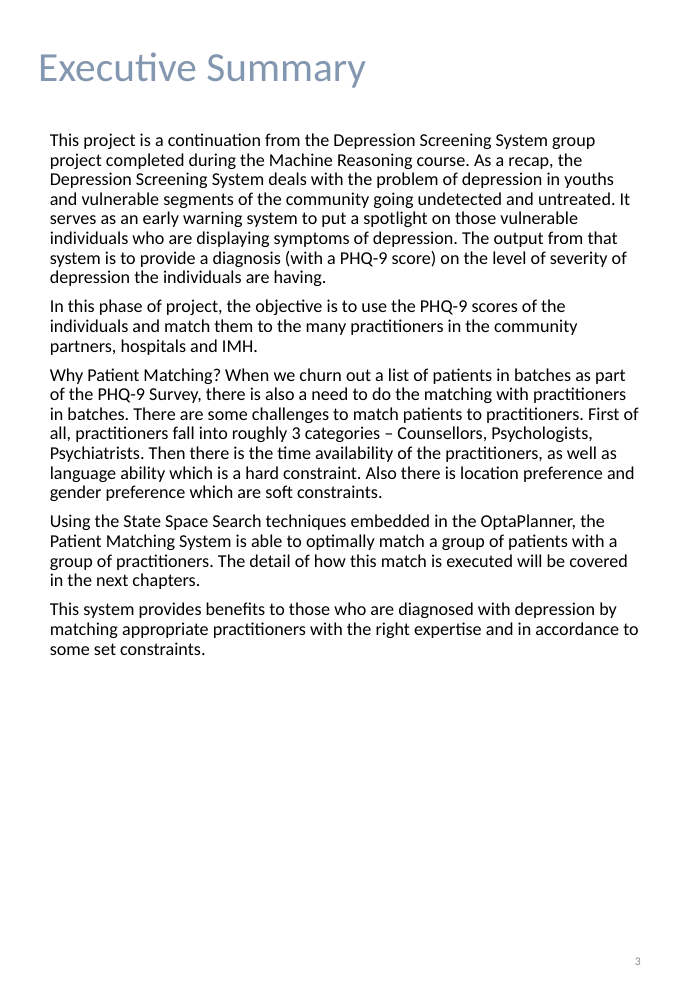
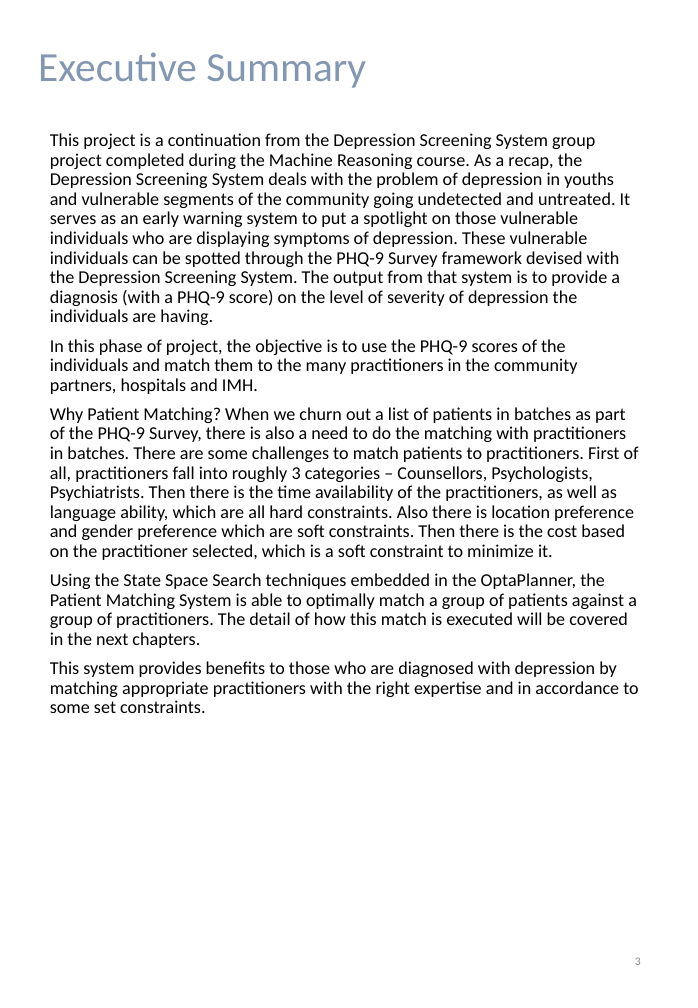
Before and after one commit to francis-han/IRS-RS-2019-03-09-IS1PT-GRP-Pepper-PatientMatchingSystem, a slide deck: slide 3 of WorkingFolder/Project Report.pptx. Drawn at 698x1008 pixels with LibreOffice and Linux fonts; fonts in the diff are those of the drawing. Boxes give left, top, right and bottom in pixels: in the first picture for what was removed or moved away, otherwise in the second. Text is boxed around its words. In the diff, an @@ line names an element or a change of style, - is before the commit and + after.

```diff
--- a/WorkingFolder/Project Report.pptx
+++ b/WorkingFolder/Project Report.pptx
@@ text at bbox=[50, 133, 631, 325]: text changed @@
-This project is a continuation from the Depression Screening System group project completed during the Machine Reasoning course. As a recap, the Depression Screening System deals with the problem of depression in youths and vulnerable segments of the community going undetected and untreated. It serves as an early warning system to put a spotlight on those vulnerable individuals who are displaying symptoms of depression. The output from that system is to provide a diagnosis (with a PHQ-9 score) on the level of severity of depression the individuals are having.
+This project is a continuation from the Depression Screening System group project completed during the Machine Reasoning course. As a recap, the Depression Screening System deals with the problem of depression in youths and vulnerable segments of the community going undetected and untreated. It serves as an early warning system to put a spotlight on those vulnerable individuals who are displaying symptoms of depression. These vulnerable individuals can be spotted through the PHQ-9 Survey framework devised with the Depression Screening System. The output from that system is to provide a diagnosis (with a PHQ-9 score) on the level of severity of depression the individuals are having.
@@ text at bbox=[50, 407, 639, 648]: text changed @@
-Why Patient Matching? When we churn out a list of patients in batches as part of the PHQ-9 Survey, there is also a need to do the matching with practitioners in batches. There are some challenges to match patients to practitioners. First of all, practitioners fall into roughly 3 categories – Counsellors, Psychologists, Psychiatrists. Then there is the time availability of the practitioners, as well as language ability which is a hard constraint. Also there is location preference and gender preference which are soft constraints.
-Using the State Space Search techniques embedded in the OptaPlanner, the Patient Matching System is able to optimally match a group of patients with a group of practitioners. The detail of how this match is executed will be covered in the next chapters.
+Why Patient Matching? When we churn out a list of patients in batches as part of the PHQ-9 Survey, there is also a need to do the matching with practitioners in batches. There are some challenges to match patients to practitioners. First of all, practitioners fall into roughly 3 categories – Counsellors, Psychologists, Psychiatrists. Then there is the time availability of the practitioners, as well as language ability, which are all hard constraints. Also there is location preference and gender preference which are soft constraints. Then there is the cost based on the practitioner selected, which is a soft constraint to minimize it.
+Using the State Space Search techniques embedded in the OptaPlanner, the Patient Matching System is able to optimally match a group of patients against a group of practitioners. The detail of how this match is executed will be covered in the next chapters.
```
Also in this commit, not shown: 1 other slide changed, 17 slides added, 3 slides removed.
